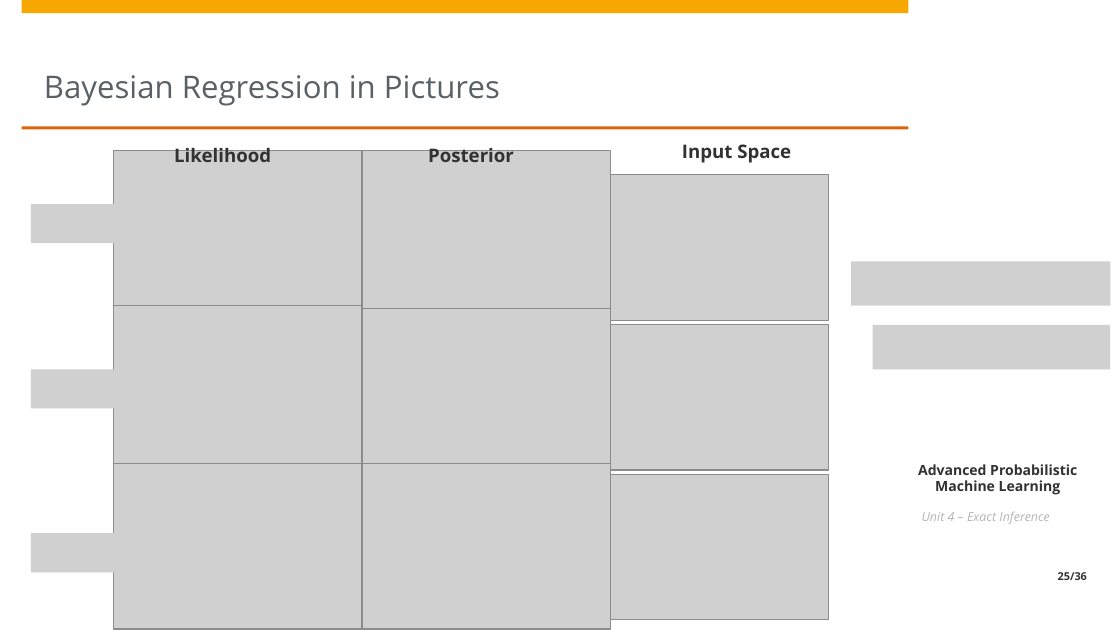
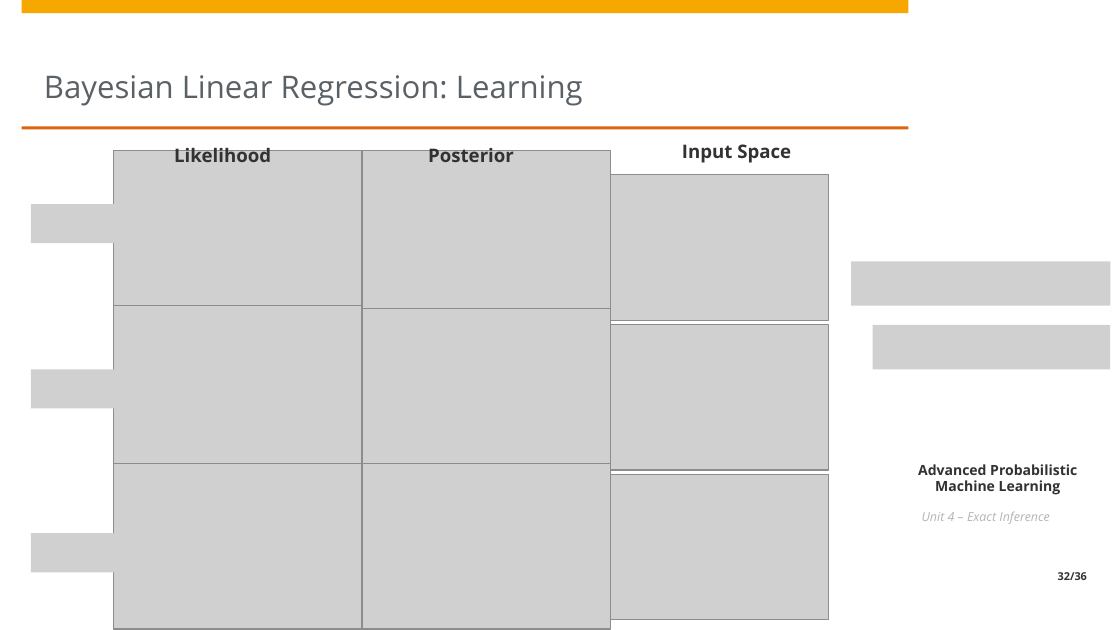
Before and after one commit to treyfel/pml-wise2025, a slide deck: slide 32 of unit4/Unit4 - Exact Inference.pptx (slide 25 before the commit). Drawn at 1120x630 pixels with LibreOffice and Linux fonts; fonts in the diff are those of the drawing; grey boxes stand for pictures; background and template pictures are left out. Boxes give left, top, right and bottom in pixels: in the first picture for what was removed or moved away, otherwise in the second. Text is boxed around its words. In the diff, an @@ line names an element or a change of style, - is before the commit and + after.

```diff
--- a/unit4/Unit4 - Exact Inference.pptx
+++ b/unit4/Unit4 - Exact Inference.pptx
@@ title at (44,75,583,106): text changed @@
-Bayesian Regression in Pictures
+Bayesian Linear Regression: Learning
@@ page number at (1058,572,1087,580): text changed @@
-25/36
+32/36
```
Also in this commit, not shown: 4 other slides changed, 1 slide removed, 1 other file.
